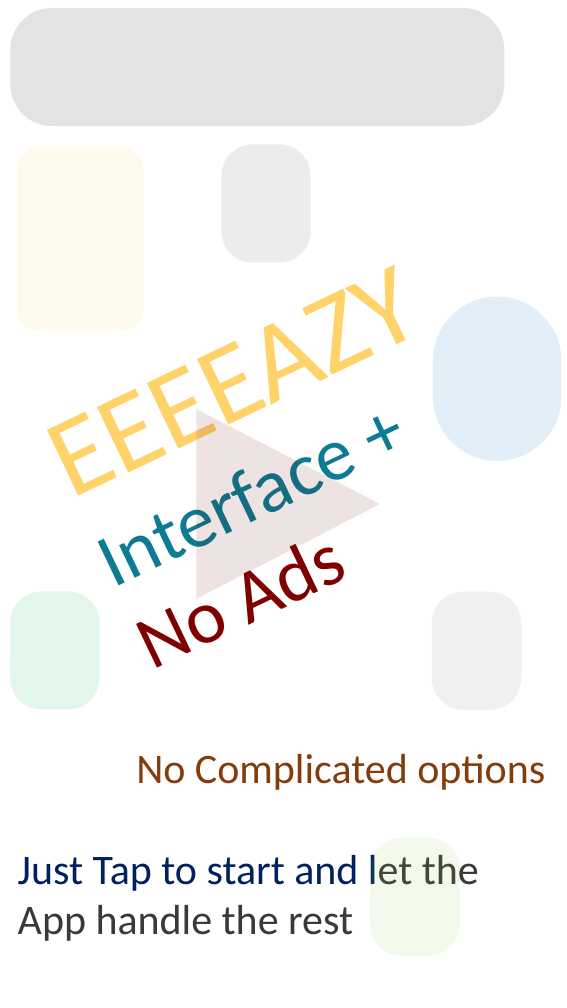
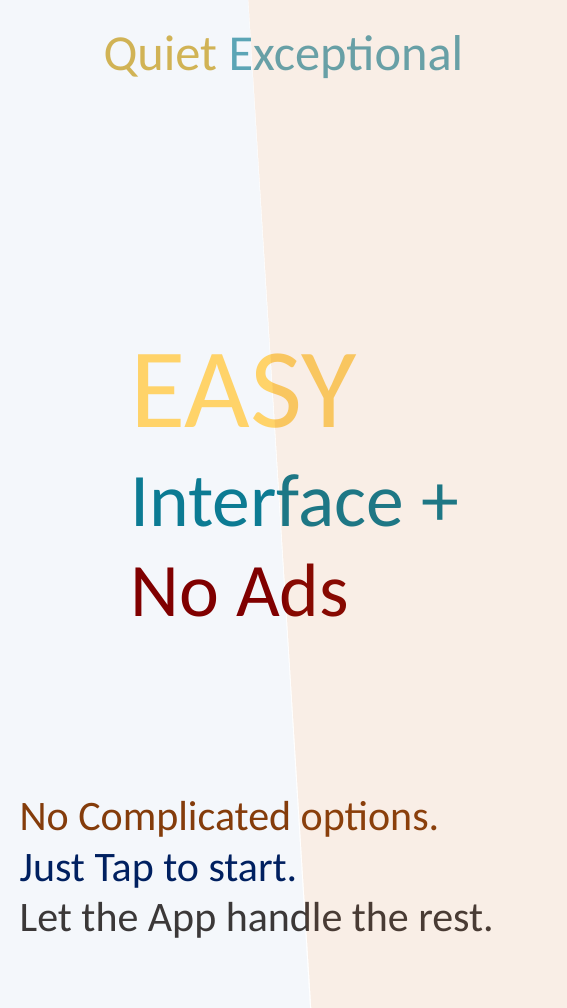
Before and after one commit to akileshsivakumar08/Quiet-Exceptional, a slide deck: slide 5 of posters.pptx. Drawn at 567x1008 pixels with LibreOffice and Linux fonts; fonts in the diff are those of the drawing. Boxes give left, top, right and bottom in pixels: in the first picture for what was removed or moved away, otherwise in the second. Text is boxed around its words. In the diff, an @@ line names an element or a change of style, - is before the commit and + after.

```diff
--- a/posters.pptx
+++ b/posters.pptx
@@ flow chart manual input added at box(0, 0, 310, 1008), fill #8FAADC at 9% opacity @@
@@ rounded rectangle removed at box(11, 8, 504, 126) @@
@@ flow chart manual input added at box(247, 0, 567, 1008), fill #C55A11 at 10% opacity @@
@@ text added at box(104, 35, 464, 78), 48 pt, text #0C7B93 at 66% opacity @@
+Quiet Exceptional
@@ rounded rectangle removed at box(222, 144, 311, 262) @@
@@ rounded rectangle removed at box(433, 296, 562, 460) @@
@@ text "EASY": place and size @@
-text "EASY" at box(14, 170, 567, 693)
+text "EASY" at box(130, 353, 404, 617)
@@ text "EASY" at box(130, 353, 404, 617): rotation 334 to 0 degrees @@
@@ text at box(130, 353, 356, 428): text changed @@
-EEEEAZY
+EASY
@@ triangle removed at box(197, 409, 380, 599) @@
@@ rounded rectangle removed at box(11, 591, 100, 709) @@
@@ rounded rectangle removed at box(432, 592, 521, 710) @@
@@ text at box(20, 801, 493, 938): text changed @@
-No Complicated options
-Just Tap to start and let the App handle the rest
+No Complicated options.
+Just Tap to start.
+Let the App handle the rest.
@@ rounded rectangle removed at box(370, 838, 460, 956) @@
```
Also in this commit, not shown: 3 other slides changed, 3 slides added, 1 slide removed, 33 other files.
